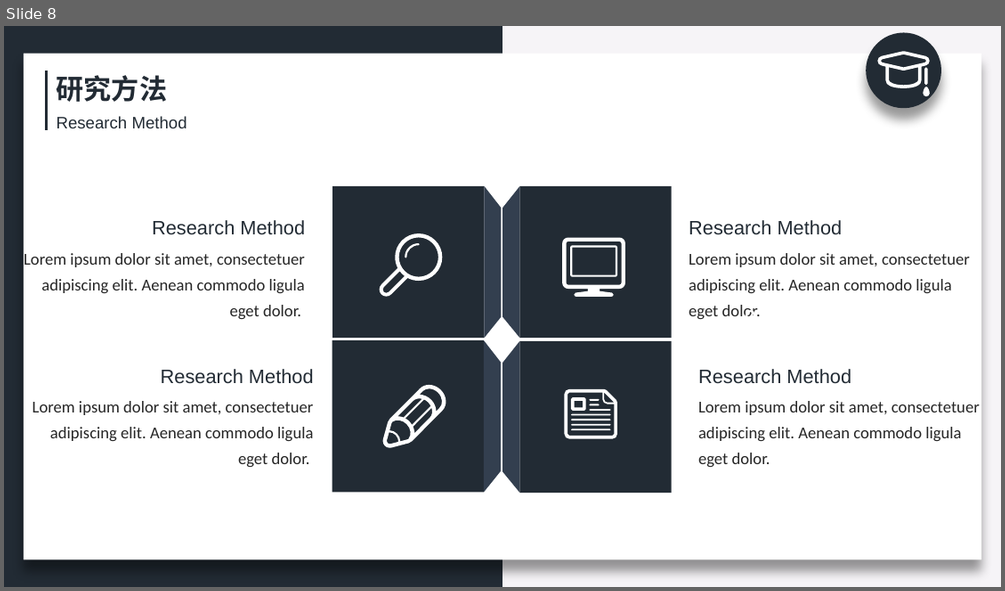
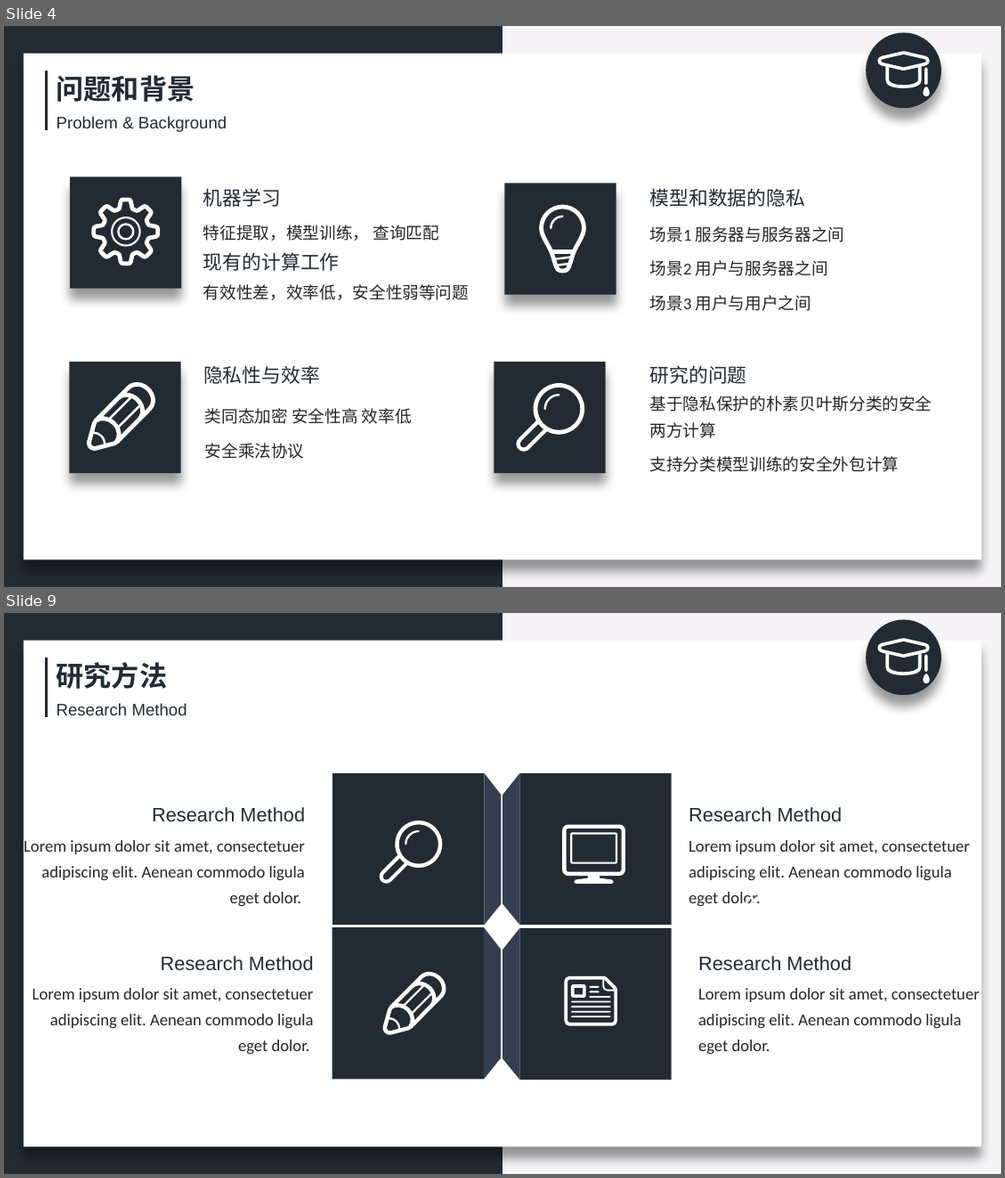
Before and after one commit to zeemeil/zeemeil.github.io, a slide deck: files/doctoral_dissertation_proposal.pptx. Shown one above the other, each under a label of ours: slide 8 before the commit, slides 4 and 9 after it; the slides between them are not shown. The pictures are 1005x591 and 1005x1178 pixels, drawn with LibreOffice and Linux fonts; fonts in the diff are those of the drawing. Boxes give left, top, right and bottom in pixels: in the first picture for what was removed or moved away, otherwise in the second. Text is boxed around its words. In the diff, an @@ line names an element or a change of style, - is before the commit and + after.

```diff
--- a/files/doctoral_dissertation_proposal.pptx
+++ b/files/doctoral_dissertation_proposal.pptx
@@ slide 4 added at <box>4,26,1001,587</box>, background #F6F4F7; not listed: 7 template elements that a slide beside it also shows @@
@@ text added at <box>57,75,195,102</box>, 20 pt, text #222B34, bold @@
+问题和背景
@@ text added at <box>57,116,226,132</box>, 12 pt, text #222B34 @@
+Problem & Background
@@ rectangle added at <box>504,184,616,295</box>, fill #222B34 @@
@@ text added at <box>203,188,281,207</box>, 14 pt, text #222B34 @@
+机器学习
@@ freeform shape added at <box>539,204,586,273</box>, fill #FFFFFF @@
@@ text added at <box>650,188,805,207</box>, 14 pt, text #222B34 @@
+模型和数据的隐私
@@ group added at <box>70,176,181,289</box>: 3 freeform shapes, 1 rectangle @@
@@ text added at <box>203,224,440,240</box>, 12 pt, text #262626 @@
+特征提取，模型训练， 查询匹配
@@ freeform shape added at <box>550,216,563,229</box>, fill #FFFFFF @@
@@ text added at <box>650,226,845,311</box>, 12 pt, text #262626 @@
+场景1 服务器与服务器之间
+场景2 用户与服务器之间
+场景3 用户与用户之间
@@ text added at <box>203,252,340,271</box>, 14 pt, text #222B34 @@
+现有的计算工作
@@ text added at <box>203,284,469,300</box>, 12 pt, text #262626 @@
+有效性差，效率低，安全性弱等问题
@@ rectangle added at <box>70,361,181,473</box>, fill #222B34 @@
@@ text added at <box>203,365,320,384</box>, 14 pt, text #222B34 @@
+隐私性与效率
@@ rectangle added at <box>494,361,606,473</box>, fill #222B34 @@
@@ text added at <box>650,365,747,384</box>, 14 pt, text #222B34 @@
+研究的问题
@@ freeform shape added at <box>87,382,155,451</box>, fill #FFFFFF @@
@@ freeform shape added at <box>517,383,585,451</box>, fill #FFFFFF @@
@@ freeform shape added at <box>544,394,560,410</box>, fill #FFFFFF @@
@@ text added at <box>650,395,932,472</box>, 12 pt, text #262626 @@
+基于隐私保护的朴素贝叶斯分类的安全两方计算
+支持分类模型训练的安全外包计算
@@ text added at <box>205,408,412,459</box>, 12 pt, text #262626 @@
+类同态加密 安全性高 效率低
+安全乘法协议
@@ what was slide 8 is now slide 9 @@
```
Also in this commit, not shown: 8 slides changed, 3 other slides added, 7 slides removed, 14 other files.
